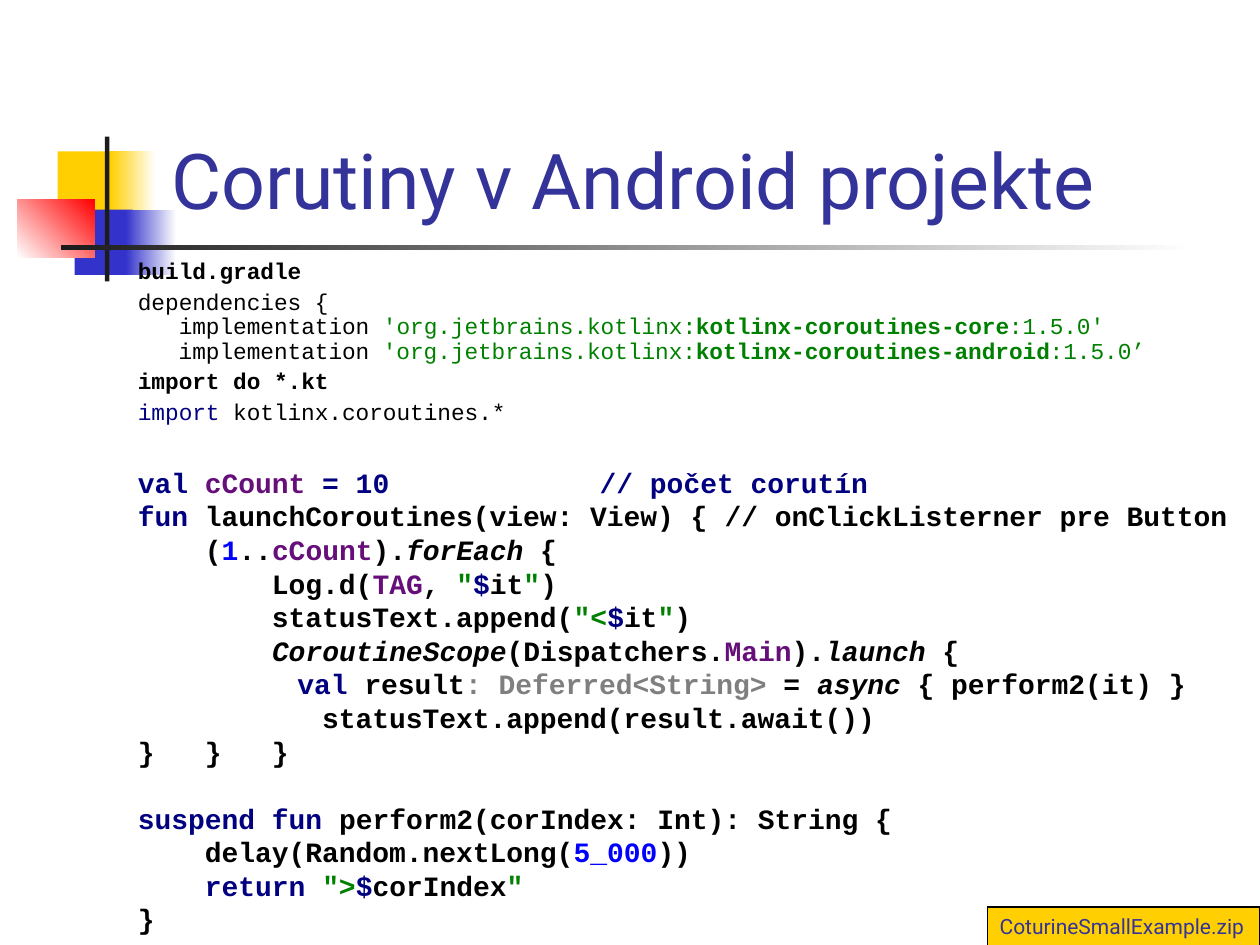
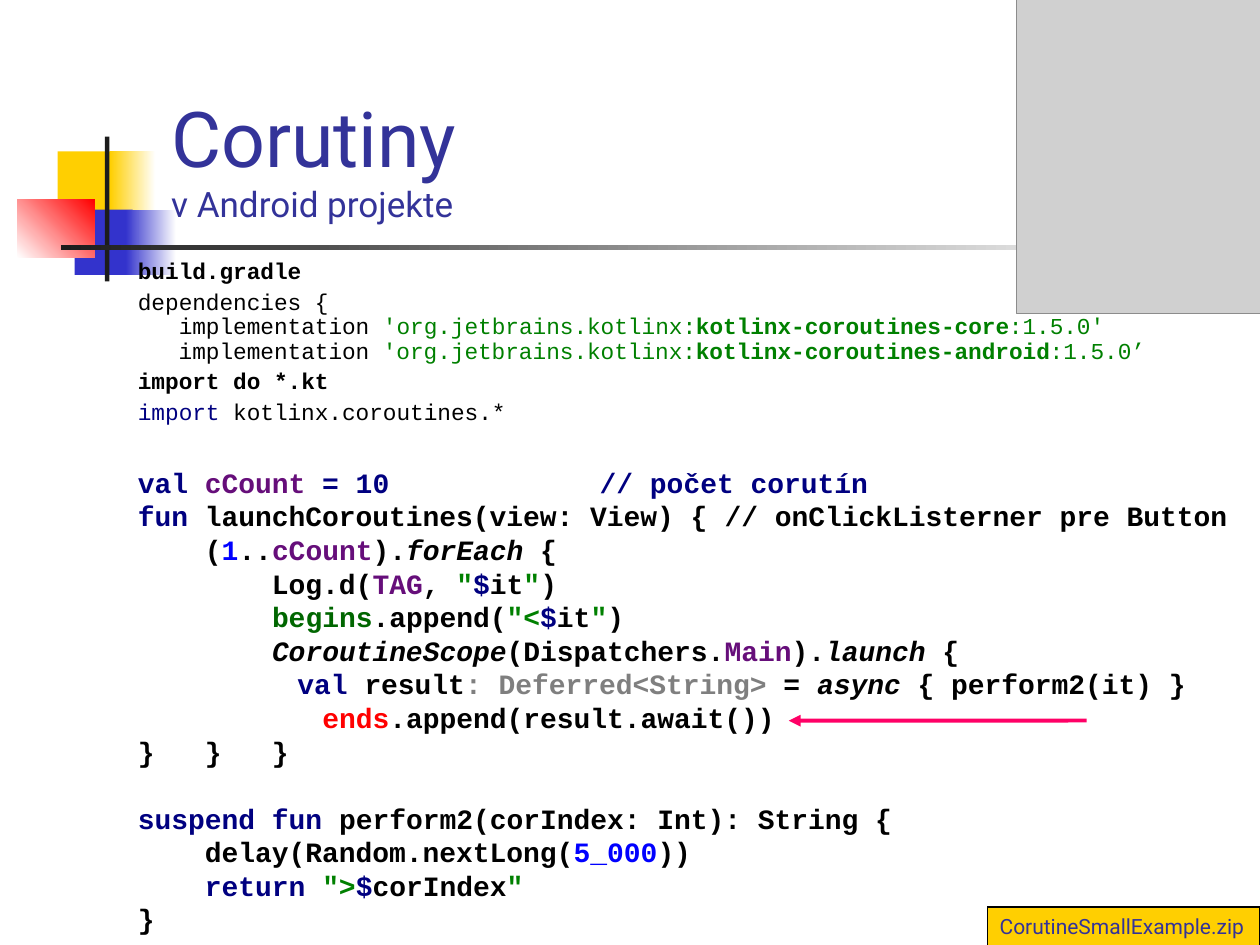
Before and after one commit to vmandro/Prednasky, a slide deck: slide 30 of 10/10_Android.ppt. Drawn at 1260x945 pixels with LibreOffice and Linux fonts; fonts in the diff are those of the drawing; grey boxes stand for pictures. Boxes give left, top, right and bottom in pixels: in the first picture for what was removed or moved away, otherwise in the second. Text is boxed around its words. In the diff, an @@ line names an element or a change of style, - is before the commit and + after.

```diff
--- a/10/10_Android.ppt
+++ b/10/10_Android.ppt
@@ title "Corutiny v Android projekte" at box(171, 111, 456, 225): size 44 to 20 pt in "v Android projekte" @@
@@ picture added at box(1017, 0, 1260, 314) @@
@@ text at box(138, 507, 1228, 734): text changed @@
-fun launchCoroutines(view: View) { // onClickListerner pre Button
-(1..cCount).forEach {
-Log.d(TAG, "$it")
-statusText.append("<$it")
-CoroutineScope(Dispatchers.Main).launch {
-val result: Deferred<String> = async { perform2(it) }
-statusText.append(result.await())
-} } }
+fun launchCoroutines(view: View) { // onClickListerner pre Button
+(1..cCount).forEach {
+Log.d(TAG, "$it")
+begins.append("<$it")
+CoroutineScope(Dispatchers.Main).launch {
+val result: Deferred<String> = async { perform2(it) }
+ends.append(result.await())
+} } }
@@ arrow added from (1086, 721) to (789, 721), #FF0066 2.24 pt @@
@@ text in rectangle at box(1000, 918, 1244, 939): text changed @@
-CoturineSmallExample.zip
+CorutineSmallExample.zip
```
Also in this commit, not shown: 10 other slides changed, 2 other files.
